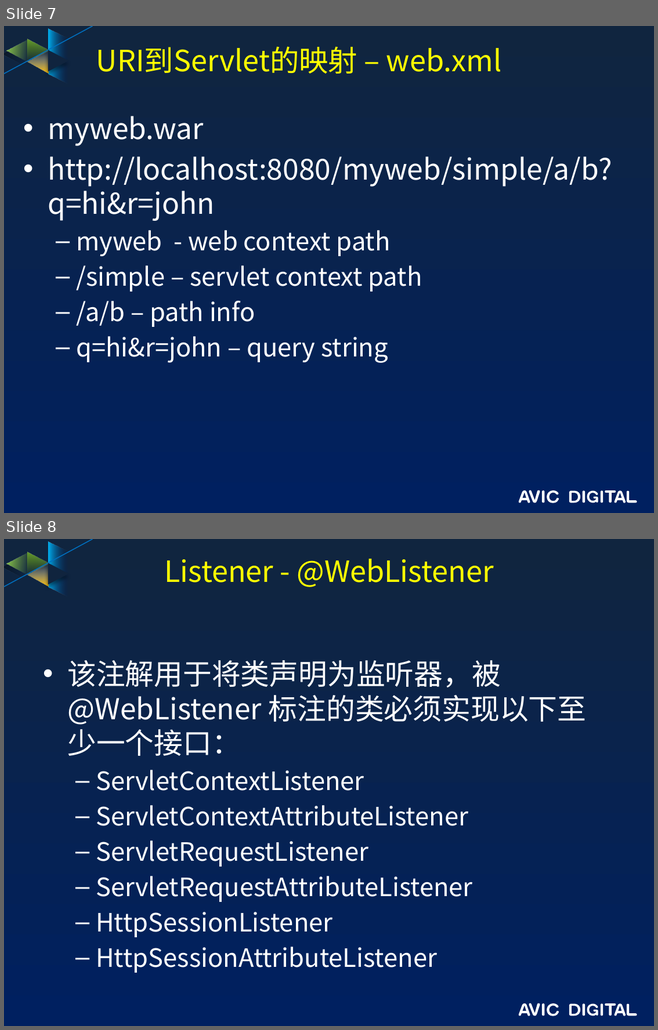
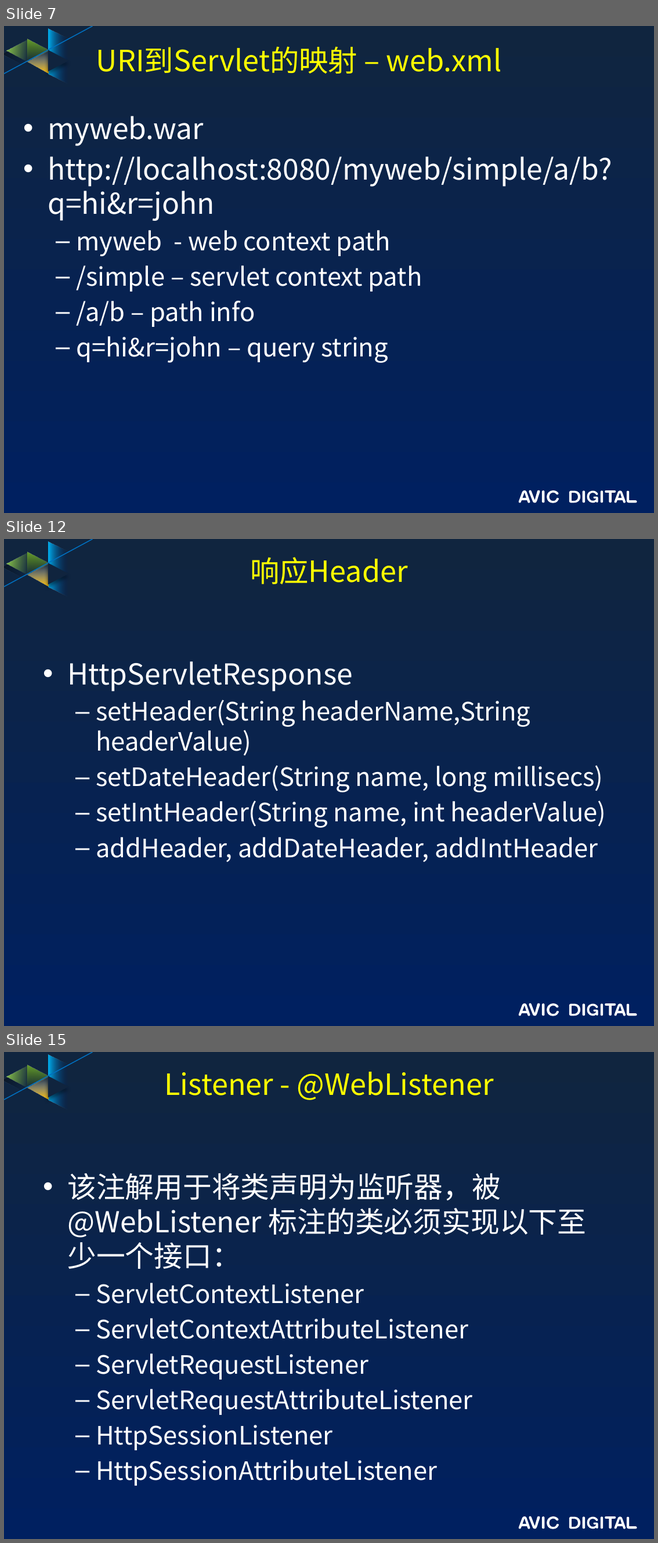
Before and after one commit to guofengzh/java-way, a slide deck: spring/docs/02-servlet-basic.pptx. Shown one above the other, each under a label of ours: slides 7 and 8 before the commit, slides 7, 12 and 15 after it; the slides between them are not shown. The pictures are 658x1030 and 658x1543 pixels, drawn with LibreOffice and Linux fonts; fonts in the diff are those of the drawing; background and template pictures are left out. Boxes give left, top, right and bottom in pixels: in the first picture for what was removed or moved away, otherwise in the second. Text is boxed around its words. In the diff, an @@ line names an element or a change of style, - is before the commit and + after.

```diff
--- a/spring/docs/02-servlet-basic.pptx
+++ b/spring/docs/02-servlet-basic.pptx
@@ slide 12 added at bbox=[4, 539, 654, 1026], background gradient #10253F to #002060; not listed: 17 template elements that a slide beside it also shows @@
@@ title added at bbox=[250, 557, 408, 584], 32.4 pt, text #FFFF00 @@
+响应Header
@@ text added at bbox=[67, 661, 605, 862], 28 pt, text #FFFFFF @@
+• HttpServletResponse
+  – setHeader(String headerName,String headerValue)
+  – setDateHeader(String name, long millisecs)
+  – setIntHeader(String name, int headerValue)
+  – addHeader, addDateHeader, addIntHeader
@@ what was slide 8 is now slide 15 @@
```
Also in this commit, not shown: 6 other slides added.
